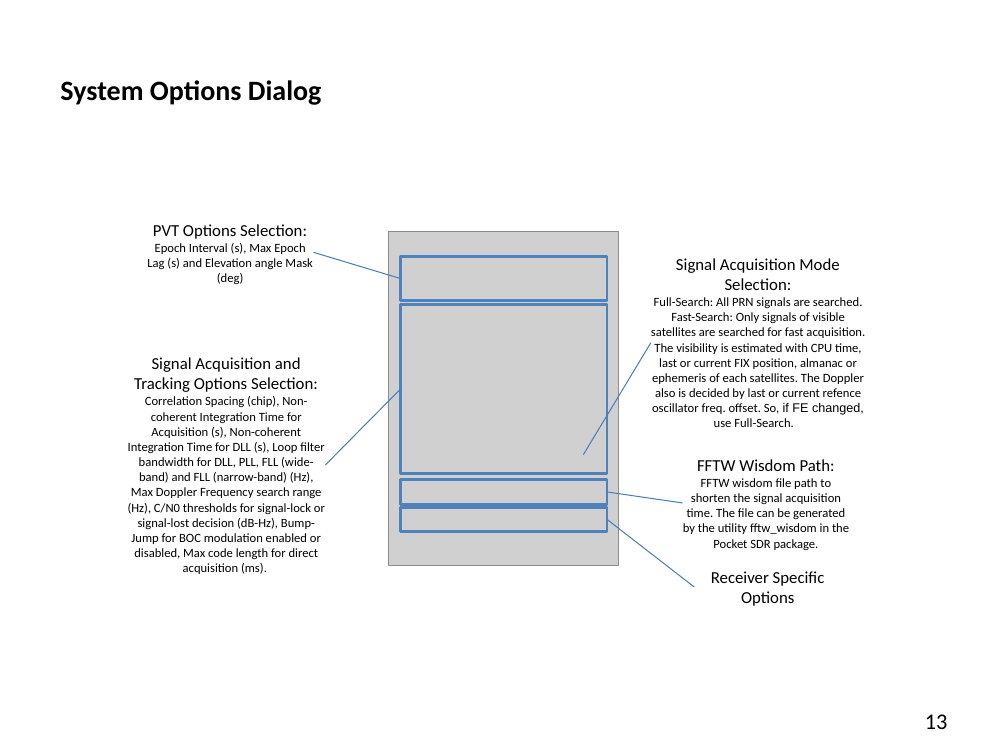
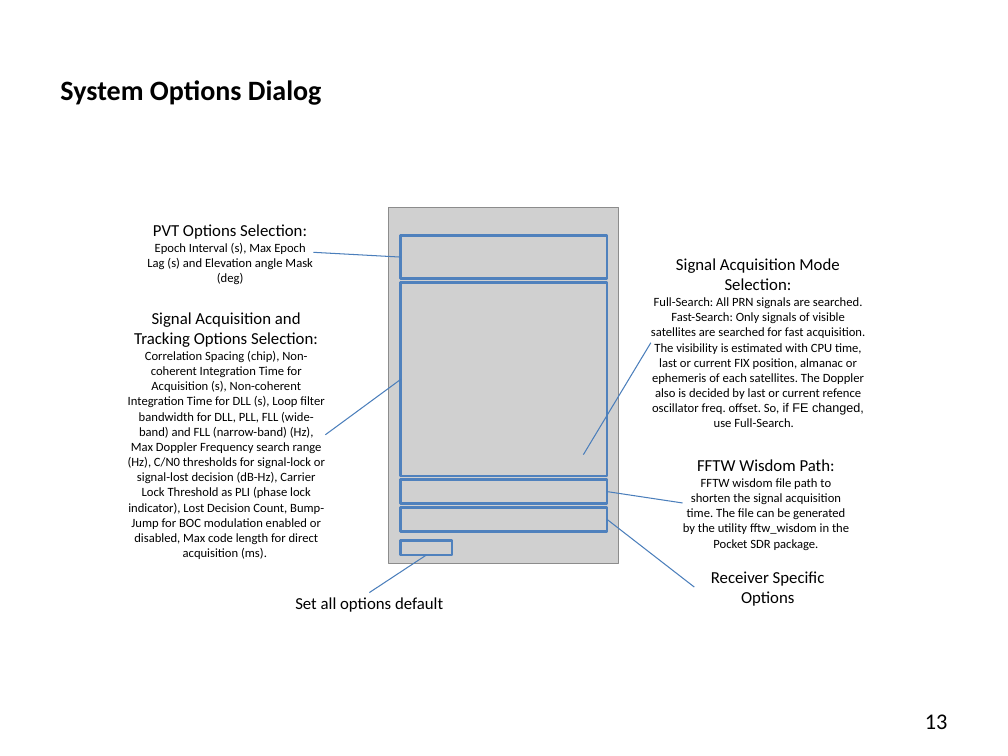
Before and after one commit to tomojitakasu/PocketSDR, a slide deck: slide 13 of doc/pocket_sdr_help.pptx. Drawn at 1008x756 pixels with LibreOffice and Linux fonts; fonts in the diff are those of the drawing; grey boxes stand for pictures. Boxes give left, top, right and bottom in pixels: in the first picture for what was removed or moved away, otherwise in the second. Text is boxed around its words. In the diff, an @@ line names an element or a change of style, - is before the commit and + after.

```diff
--- a/doc/pocket_sdr_help.pptx
+++ b/doc/pocket_sdr_help.pptx
@@ picture: place and size @@
-picture at (388,231,619,564)
+picture at (388,208,619,563)
@@ rectangle: place and size @@
-rectangle at (401,257,608,300)
+rectangle at (401,235,608,278)
@@ line moved from (401, 278) - (313, 252) to (401, 257) - (313, 252) @@
@@ rectangle: place and size @@
-rectangle at (401,304,608,474)
+rectangle at (401,283,608,477)
@@ text "Signal Acquisition and Tracking Options ...": place and size @@
-text "Signal Acquisition and Tracking Options ..." at (128,357,325,574)
+text "Signal Acquisition and Tracking Options ..." at (128,312,325,559)
@@ text at (128,351,325,559): text changed @@
-Correlation Spacing (chip), Non-coherent Integration Time for Acquisition (s), Non-coherent Integration Time for DLL (s), Loop filter bandwidth for DLL, PLL, FLL (wide-band) and FLL (narrow-band) (Hz), Max Doppler Frequency search range (Hz), C/N0 thresholds for signal-lock or signal-lost decision (dB-Hz), Bump-Jump for BOC modulation enabled or disabled, Max code length for direct acquisition (ms).
+Correlation Spacing (chip), Non-coherent Integration Time for Acquisition (s), Non-coherent Integration Time for DLL (s), Loop filter bandwidth for DLL, PLL, FLL (wide-band) and FLL (narrow-band) (Hz), Max Doppler Frequency search range (Hz), C/N0 thresholds for signal-lock or signal-lost decision (dB-Hz), Carrier Lock Threshold as PLI (phase lock indicator), Lost Decision Count, Bump-Jump for BOC modulation enabled or disabled, Max code length for direct acquisition (ms).
@@ line moved from (401, 389) - (326, 465) to (401, 379) - (326, 434) @@
@@ line added from (426, 555) to (369, 593), #4B7EBC 0.75 pt @@
@@ rectangle added at (400,540,452,554), outline #4F81BD 2 pt @@
@@ text added at (295,597,443,612), 12 pt, text #000000 @@
+Set all options default
```
Also in this commit, not shown: 5 other slides changed, 1 other file.
